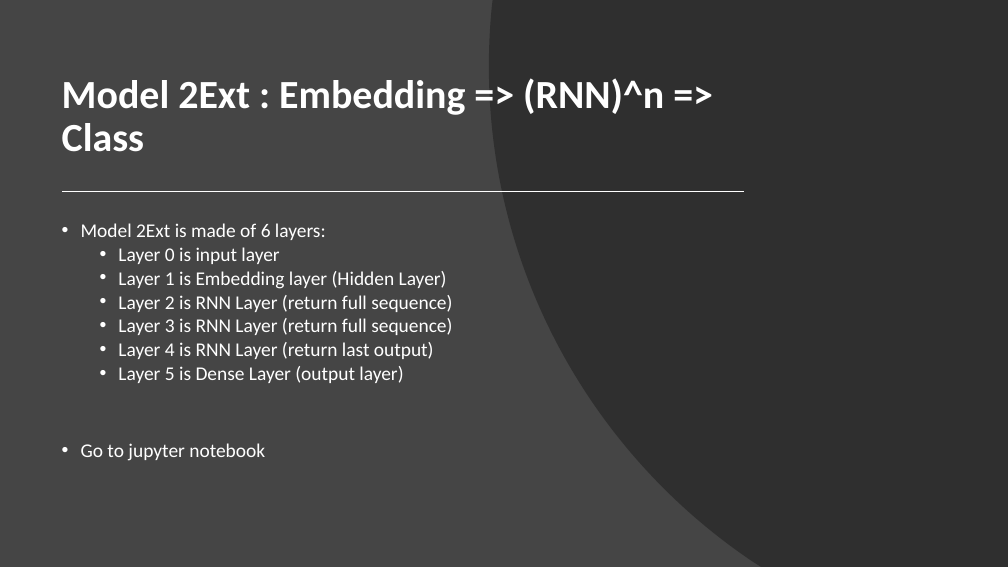
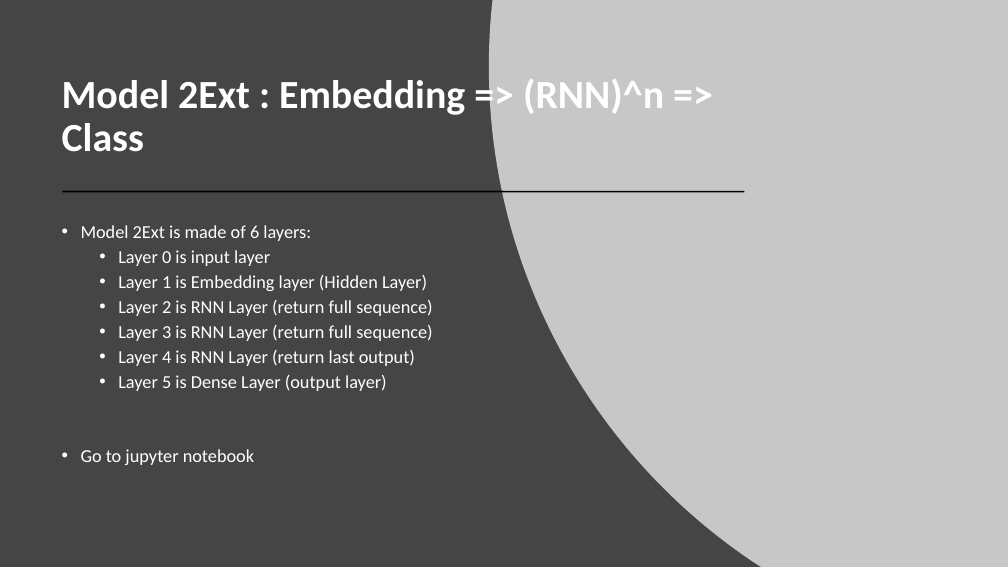
Before and after one commit to ravikg/deep-learning-nlp-kaggle-toxic-comment, a slide deck: slide 49 of ppt/workshop.pptx (slide 47 before the commit). Drawn at 1008x567 pixels with LibreOffice and Linux fonts; fonts in the diff are those of the drawing. Boxes give left, top, right and bottom in pixels: in the first picture for what was removed or moved away, otherwise in the second. Text is boxed around its words. In the diff, an @@ line names an element or a change of style, - is before the commit and + after.

```diff
--- a/ppt/workshop.pptx
+++ b/ppt/workshop.pptx
@@ freeform shape at (489, 0, 1008, 567): fill #262626 at 70% opacity to #FFFFFF at 70% opacity @@
@@ line removed from (64, 191) to (744, 191) @@
@@ freeform shape added at (64, 191, 744, 191), outline #000000 1.5 pt @@
@@ text "Model 2Ext is made of ..." at (81, 225, 432, 465): size 18.5 to 17.4 pt; line spacing 0.8 to 0.9 @@
```
Also in this commit, not shown: 51 other slides changed, 2 slides added, 3 other files.
